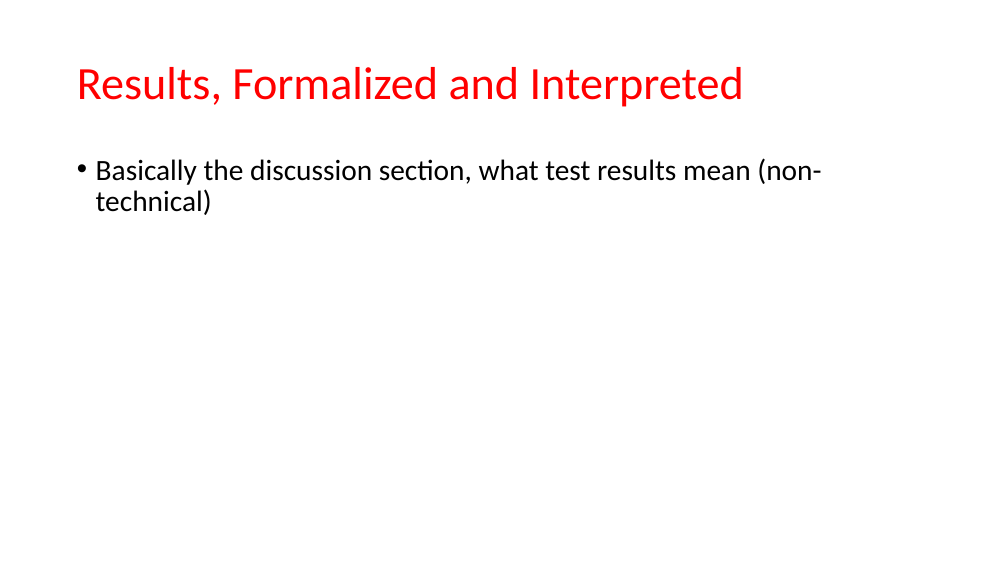
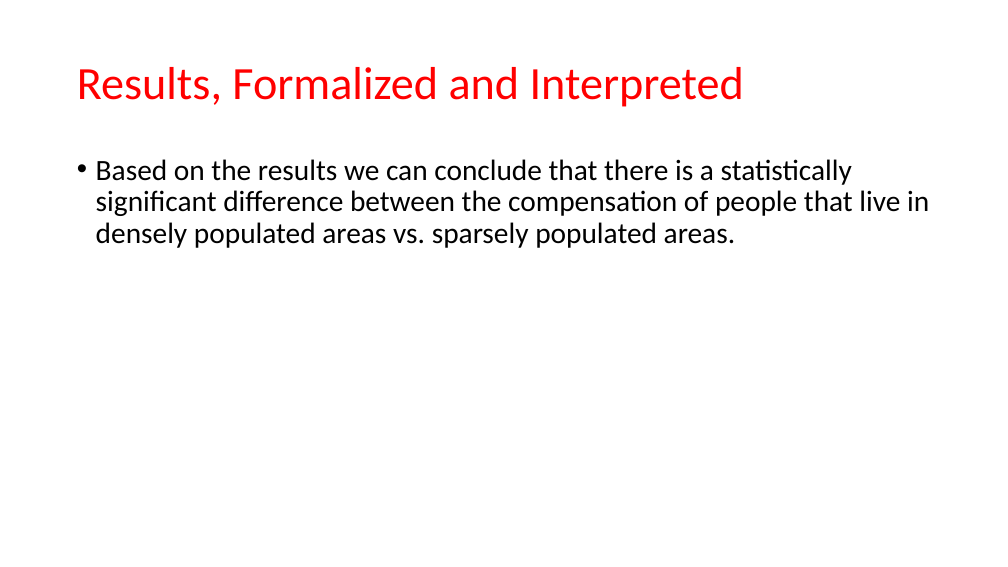
Before and after one commit to MatthewCodes/557_Final_Project, a slide deck: slide 13 of Presentation/Final Presentation.pptx (slide 12 before the commit). Drawn at 1008x567 pixels with LibreOffice and Linux fonts; fonts in the diff are those of the drawing. Boxes give left, top, right and bottom in pixels: in the first picture for what was removed or moved away, otherwise in the second. Text is boxed around its words. In the diff, an @@ line names an element or a change of style, - is before the commit and + after.

```diff
--- a/Presentation/Final Presentation.pptx
+++ b/Presentation/Final Presentation.pptx
@@ text at box(96, 159, 929, 248): text changed @@
-• Basically the discussion section, what test results mean (non-technical)
+• Based on the results we can conclude that there is a statistically significant difference between the compensation of people that live in densely populated areas vs. sparsely populated areas.
```
Also in this commit, not shown: 2 other slides changed, 2 slides added, 1 slide removed, 5 other files.
